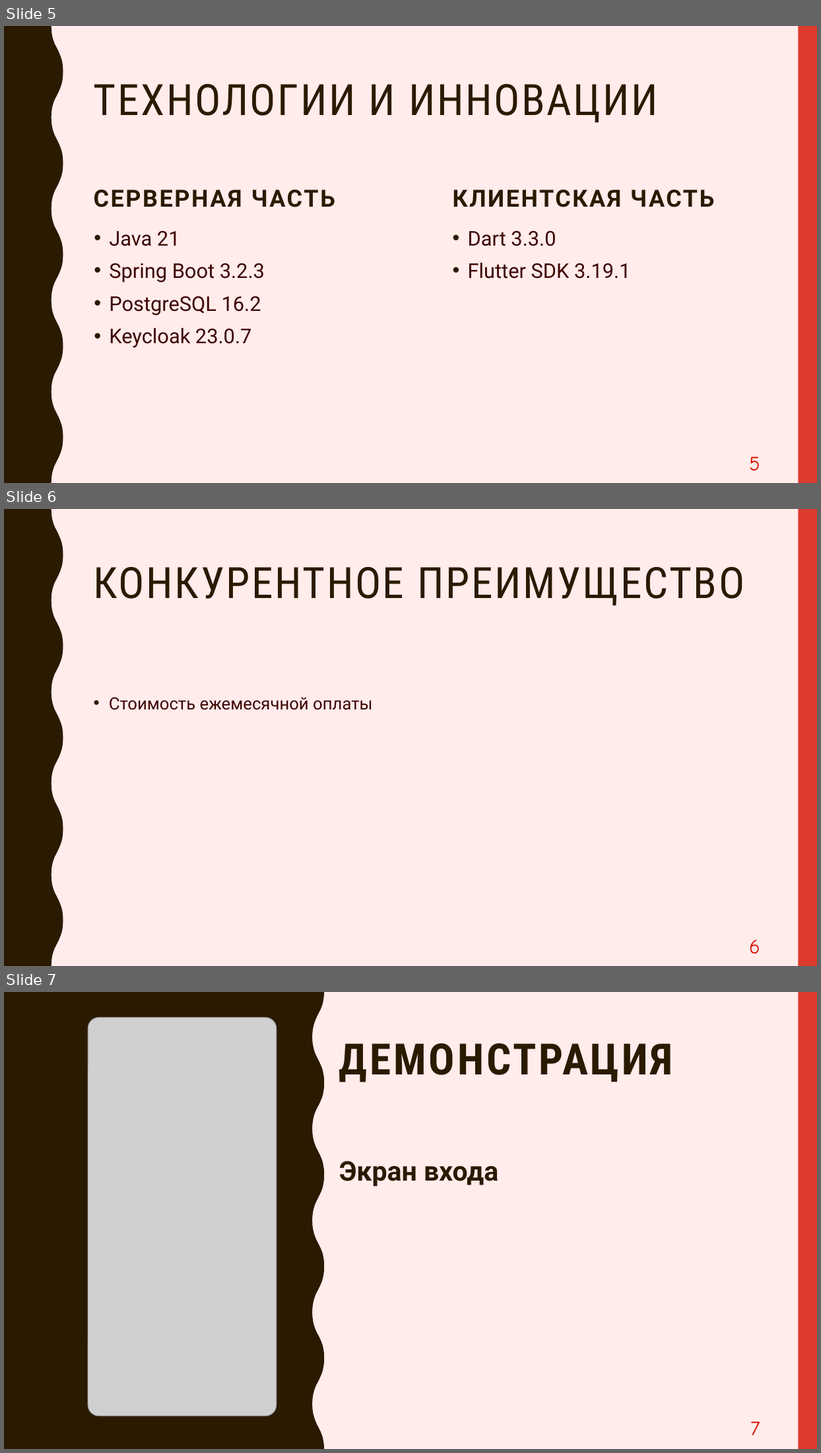
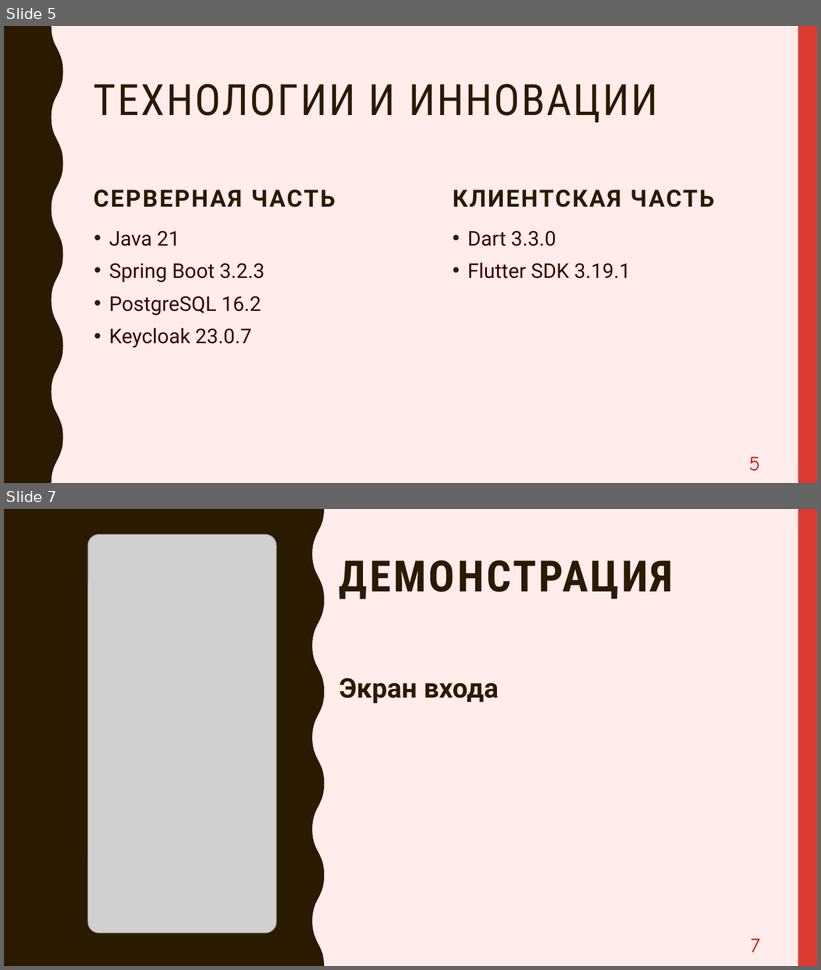
Before and after one commit to PavelPutin/restobook, a slide deck: presentation/Restobook.pptx. Shown one above the other, each under a label of ours: slides 5, 6 and 7 before the commit, slides 5 and 7 after it; the slides between them are not shown. The pictures are 821x1453 and 821x970 pixels, drawn with LibreOffice and Linux fonts; fonts in the diff are those of the drawing; grey boxes stand for pictures. Boxes give left, top, right and bottom in pixels: in the first picture for what was removed or moved away, otherwise in the second. Text is boxed around its words. In the diff, an @@ line names an element or a change of style, - is before the commit and + after.

```diff
--- a/presentation/Restobook.pptx
+++ b/presentation/Restobook.pptx
@@ slide 6 removed at <box>4,509,817,966</box>, background #FFECEB; not listed: 2 template elements that a slide beside it also shows @@
@@ title removed at <box>94,567,745,606</box> @@
-КОНКУРЕНТНОЕ ПРЕИМУЩЕСТВО
@@ text removed at <box>109,697,372,710</box> @@
-• Стоимость ежемесячной оплаты
@@ page number removed at <box>749,940,760,954</box> @@
-6
```
Also in this commit, not shown: 4 slides changed, 1 slide added, 1 other file.
